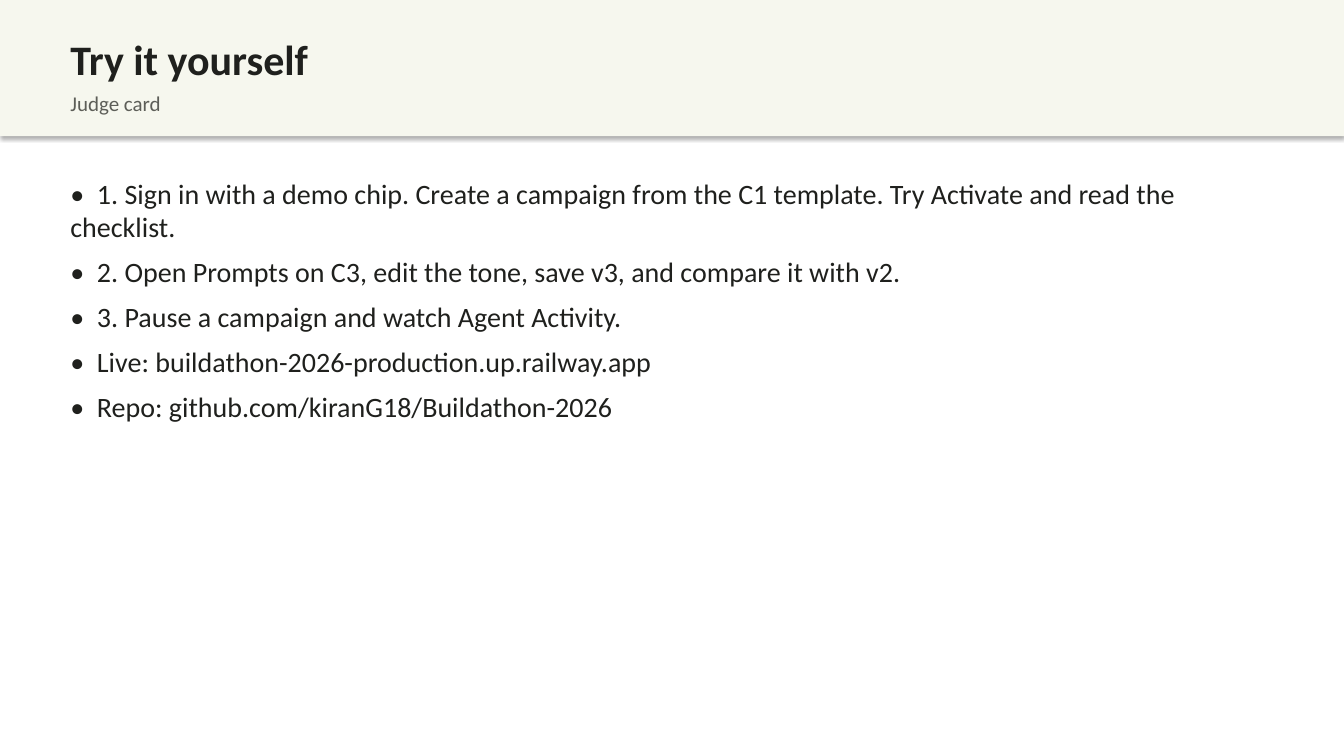
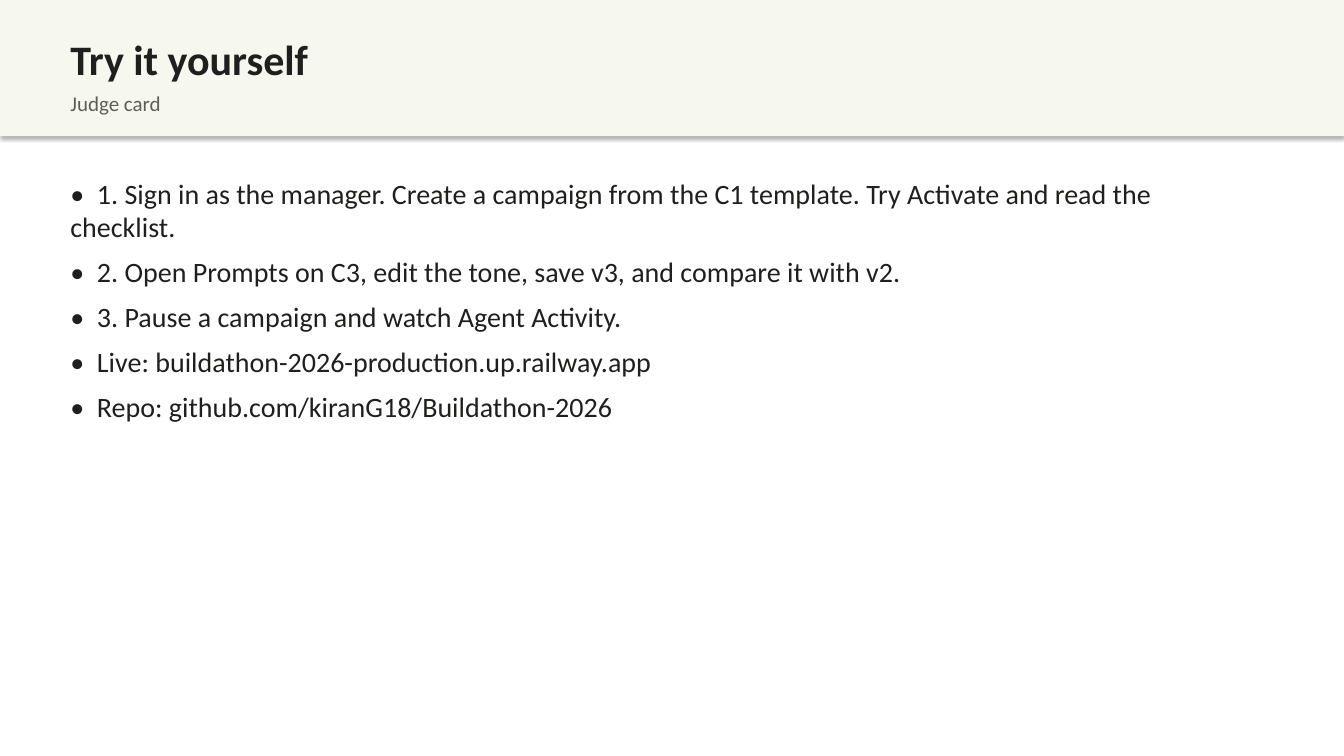
Before and after one commit to kiranG18/Buildathon-2026, a slide deck: slide 14 of docs/deck/Cadence.pptx. Drawn at 1344x756 pixels with LibreOffice and Linux fonts; fonts in the diff are those of the drawing. Boxes give left, top, right and bottom in pixels: in the first picture for what was removed or moved away, otherwise in the second. Text is boxed around its words. In the diff, an @@ line names an element or a change of style, - is before the commit and + after.

```diff
--- a/docs/deck/Cadence.pptx
+++ b/docs/deck/Cadence.pptx
@@ text at <box>70,184,1151,238</box>: text changed @@
-• 1. Sign in with a demo chip. Create a campaign from the C1 template. Try Activate and read the checklist.
+• 1. Sign in as the manager. Create a campaign from the C1 template. Try Activate and read the checklist.
```
Also in this commit, not shown: 16 other files.
